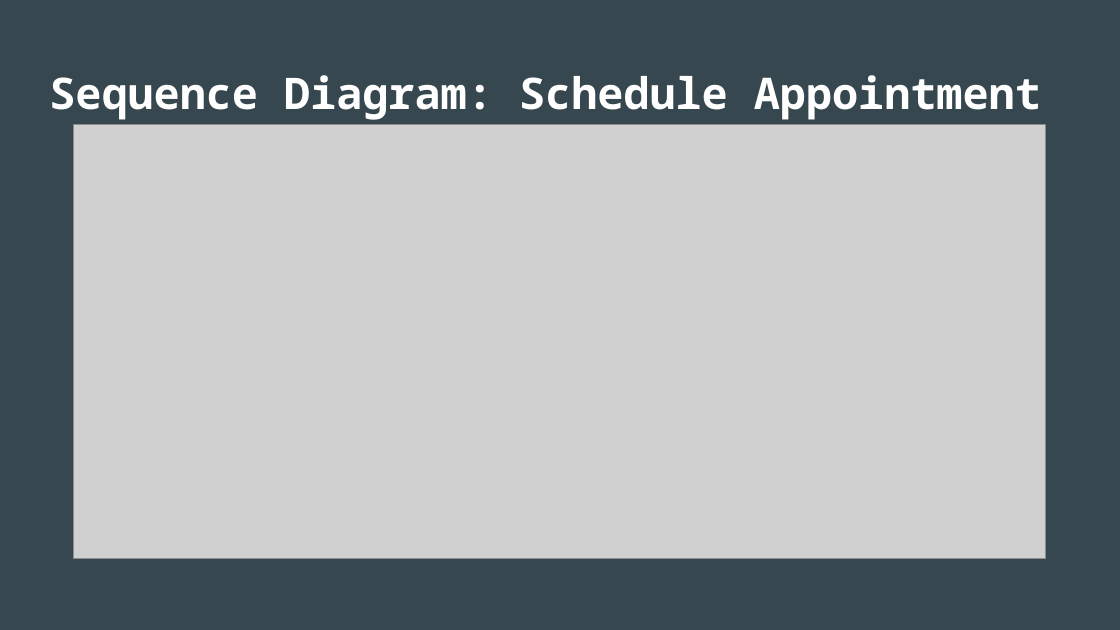
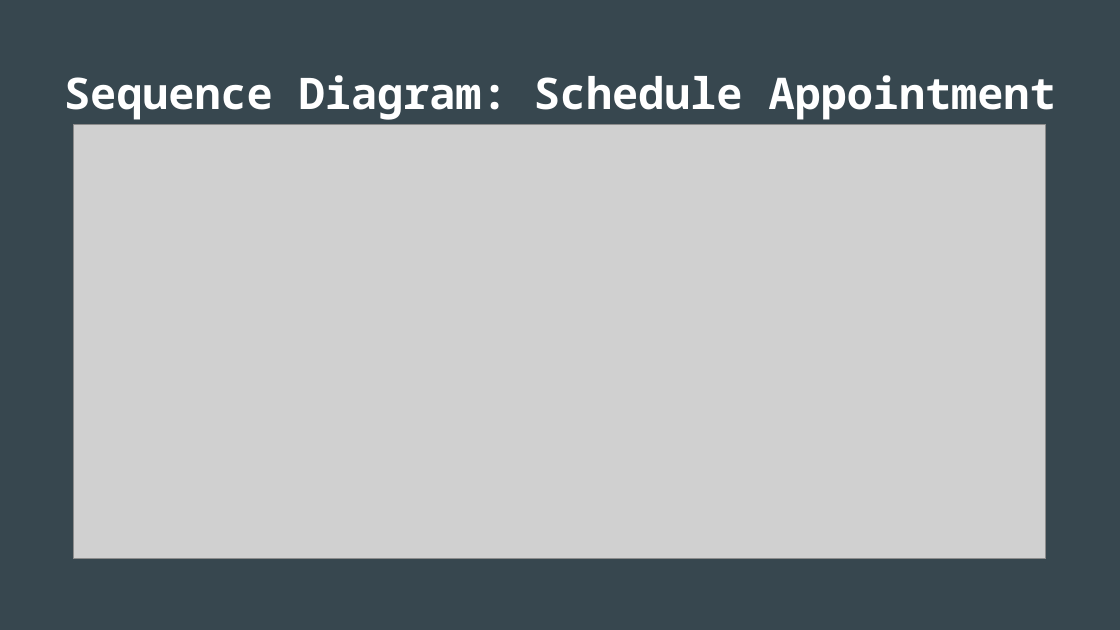
Before and after one commit to VikkiCGreen/HospitalManagement, a slide deck: slide 14 of Presentation/Software Engineering Presentation.pptx (slide 15 before the commit). Drawn at 1120x630 pixels with LibreOffice and Linux fonts; fonts in the diff are those of the drawing; grey boxes stand for pictures. Boxes give left, top, right and bottom in pixels: in the first picture for what was removed or moved away, otherwise in the second. Text is boxed around its words. In the diff, an @@ line names an element or a change of style, - is before the commit and + after.

```diff
--- a/Presentation/Software Engineering Presentation.pptx
+++ b/Presentation/Software Engineering Presentation.pptx
@@ title "Sequence Diagram: Schedule Appointment" at (64, 75, 1056, 120): alignment left to centre @@
```
Also in this commit, not shown: 3 other slides changed, 5 slides added, 1 slide removed.
